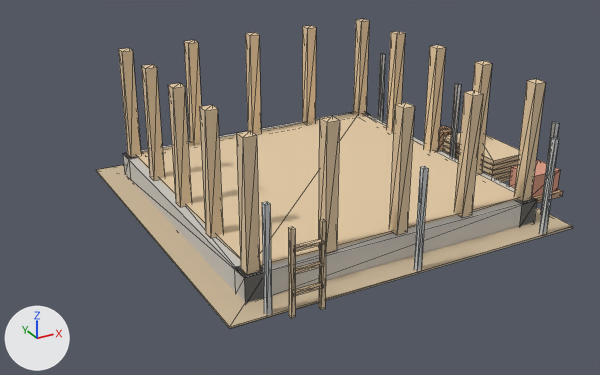
An edit to the glTF model art/models/buildings/horse_stable_site_3.glb, drawn before and after from the same camera.
Both versions are drawn from a 50 mm lens placed at (-0.84, -4.55, 1.84), pointed at (1.04, -1.13, 0.13). Arrows for +X, +Y and +Z are at lower left; the lights stay in place. The first picture is the older version. Mesh edges are drawn as thin lines. Where no turn or scale is listed for an object, it has been applied to the vertices. Vertices at exactly the same position are counted once.

Names of what the first picture shows: 'body'.
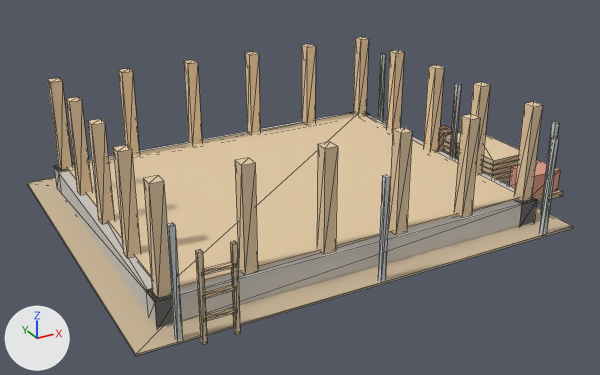
The newer file is also turned or shifted as a whole; pictures and numbers use the older file's frame.

The change, as JSON lines over the scene's bpy script:
```json
{"block": "me_mesh_0", "where": "# used by ob_body; location = (0.0, -0.293, 0.0)"}
{"op": "remove", "block": "me_mesh_0", "code": "me_mesh_0.from_pydata(...)  # 356 vertices, 552 faces; spans x 0.26..2.36, y -1.72..0.19, z 0.0..0.73"}
{"op": "add", "block": "me_mesh_0", "code": "me_mesh_0.from_pydata(...)  # 372 vertices, 576 faces; spans x -0.12..2.36, y -1.72..0.19, z 0.0..0.62"}
{"block": "me_mesh_0", "change": "me_mesh_0 part 1: the loose piece of 8 vertices spanning x 0.43..0.46, y -1.66..-1.63, z 0.0..0.5 is moved by (-0.39, 0.0, 0.0)"}
{"block": "me_mesh_0", "change": "me_mesh_0 part 2: the loose piece of 8 vertices spanning x 1.18..1.21, y -1.66..-1.63, z 0.0..0.5 is moved by (-0.19, 0.0, 0.0)"}
{"block": "me_mesh_0", "change": "me_mesh_0 part 3: the loose piece of 8 vertices spanning x 0.39..0.49, y -1.54..0.06, z 0.0..0.13 is moved by (-0.39, 0.0, 0.0)"}
{"block": "me_mesh_0", "change": "me_mesh_0 part 4: a new loose piece, a box spanning x 0.027..0.087, y -0.017..0.043, z 0.13..0.619, in mat_wall"}
{"block": "me_mesh_0", "change": "me_mesh_0 part 5: a new loose piece, a box spanning x 0.027..0.087, y -0.392..-0.332, z 0.13..0.619, in mat_wall"}
{"block": "me_mesh_0", "change": "me_mesh_0 part 6: a new loose piece, a box spanning x 0.027..0.087, y -0.766..-0.707, z 0.13..0.619, in mat_wall"}
{"block": "me_mesh_0", "change": "me_mesh_0 part 7: a new loose piece, a box spanning x 0.027..0.087, y -1.141..-1.082, z 0.13..0.619, in mat_wall"}
{"block": "me_mesh_0", "change": "me_mesh_0 part 8: a new loose piece, a box spanning x 0.027..0.087, y -1.516..-1.457, z 0.13..0.619, in mat_wall"}
{"block": "me_mesh_0", "change": "me_mesh_0 part 9: a new loose piece, a box spanning x 0.404..0.464, y -0.017..0.043, z 0.13..0.619, in mat_wall"}
{"block": "me_mesh_0", "change": "me_mesh_0 part 10: a new loose piece, a box spanning x 0.404..0.464, y -1.516..-1.457, z 0.13..0.619, in mat_wall"}
{"block": "me_mesh_0", "change": "me_mesh_0 part 11: a new loose piece, a box spanning x 0.782..0.842, y -0.017..0.043, z 0.13..0.619, in mat_wall"}
{"block": "me_mesh_0", "change": "me_mesh_0 part 12: a new loose piece, a box spanning x 0.782..0.842, y -1.516..-1.457, z 0.13..0.619, in mat_wall"}
{"block": "me_mesh_0", "change": "me_mesh_0 part 13: the loose piece of 8 vertices spanning x 0.51..0.53, y -1.72..-1.7, z 0.0..0.4 is moved by (-0.39, 0.0, 0.0)"}
{"block": "me_mesh_0", "change": "me_mesh_0 part 14: the loose piece of 8 vertices spanning x 0.65..0.67, y -1.72..-1.7, z 0.0..0.4 is moved by (-0.39, 0.0, 0.0)"}
{"block": "me_mesh_0", "change": "me_mesh_0 part 15: the loose piece of 8 vertices spanning x 0.52..0.66, y -1.72..-1.7, z 0.1..0.12 is moved by (-0.39, 0.0, 0.0)"}
{"block": "me_mesh_0", "change": "me_mesh_0 part 16: the loose piece of 8 vertices spanning x 0.52..0.66, y -1.72..-1.7, z 0.2..0.22 is moved by (-0.39, 0.0, 0.0)"}
{"block": "me_mesh_0", "change": "me_mesh_0 part 17: the loose piece of 8 vertices spanning x 0.52..0.66, y -1.72..-1.7, z 0.3..0.31 is moved by (-0.39, 0.0, 0.0)"}
{"block": "me_mesh_0", "change": "me_mesh_0 part 18: 7 loose pieces with 56 vertices, spanning x 0.41..0.85, y -1.52..0.04, z 0.13..0.73, are deleted"}
{"block": "me_mesh_0", "change": "me_mesh_0 part 19: 36 vertices moved from x 1.16..1.97, y -1.52..0.04, z 0.73 to x 1.16..1.97, y -1.52..0.04, z 0.62"}
{"block": "me_mesh_0", "change": "me_mesh_0 part 20: 16 vertices moved from x 0.26..0.44, y -1.67..0.19, z 0.0..0.14 to x -0.12..0.06, y -1.67..0.19, z 0.0..0.14"}
```

Changed parts and their boxes [x1, y1, x2, y2] in the pictures (600 x 375 px; the box of a moved part takes in the faces that stretch with it):
```json
{"object": "body", "change": "reshaped", "before": [96, 19, 573, 329], "after": [27, 37, 573, 356], "on screen": "14% wider"}
{"part": 1, "of": "me_mesh_0", "change": "moved or reshaped", "before": [262, 202, 272, 315], "after": [167, 223, 183, 341]}
{"part": 2, "of": "me_mesh_0", "change": "moved or reshaped", "before": [414, 166, 428, 271], "after": [378, 175, 390, 281]}
{"part": 3, "of": "me_mesh_0", "change": "moved or reshaped", "before": [123, 153, 264, 303], "after": [54, 163, 174, 328]}
{"part": 4, "of": "me_mesh_0", "change": "added", "after": [48, 78, 72, 170], "on screen": "beige"}
{"part": 5, "of": "me_mesh_0", "change": "added", "after": [66, 97, 92, 195], "on screen": "beige"}
{"part": 6, "of": "me_mesh_0", "change": "added", "after": [88, 119, 114, 224], "on screen": "beige"}
{"part": 7, "of": "me_mesh_0", "change": "added", "after": [113, 145, 141, 258], "on screen": "beige"}
{"part": 8, "of": "me_mesh_0", "change": "added", "after": [143, 176, 172, 298], "on screen": "brown"}
{"part": 9, "of": "me_mesh_0", "change": "added", "after": [118, 68, 139, 156], "on screen": "beige"}
{"part": 10, "of": "me_mesh_0", "change": "added", "after": [235, 158, 258, 275], "on screen": "brown"}
{"part": 11, "of": "me_mesh_0", "change": "added", "after": [184, 60, 202, 145], "on screen": "beige"}
{"part": 12, "of": "me_mesh_0", "change": "added", "after": [317, 142, 338, 254], "on screen": "brown"}
{"part": 13, "of": "me_mesh_0", "change": "moved or reshaped", "before": [288, 227, 295, 318], "after": [195, 249, 207, 345]}
{"part": 14, "of": "me_mesh_0", "change": "moved or reshaped", "before": [319, 219, 326, 309], "after": [230, 241, 240, 335]}
{"part": 15, "of": "me_mesh_0", "change": "moved or reshaped", "before": [293, 283, 321, 296], "after": [204, 307, 237, 321]}
{"part": 16, "of": "me_mesh_0", "change": "moved or reshaped", "before": [293, 262, 324, 274], "after": [202, 285, 235, 298]}
{"part": 17, "of": "me_mesh_0", "change": "moved or reshaped", "before": [294, 240, 323, 252], "after": [201, 262, 235, 276]}
{"part": 18, "of": "me_mesh_0", "change": "deleted", "before": [118, 40, 340, 274], "on screen": "beige"}
{"part": 19, "of": "me_mesh_0", "change": "moved or reshaped", "before": [245, 19, 546, 235], "after": [245, 37, 543, 235]}
{"part": 20, "of": "me_mesh_0", "change": "moved or reshaped", "before": [96, 112, 573, 329], "after": [27, 112, 573, 356]}
```
